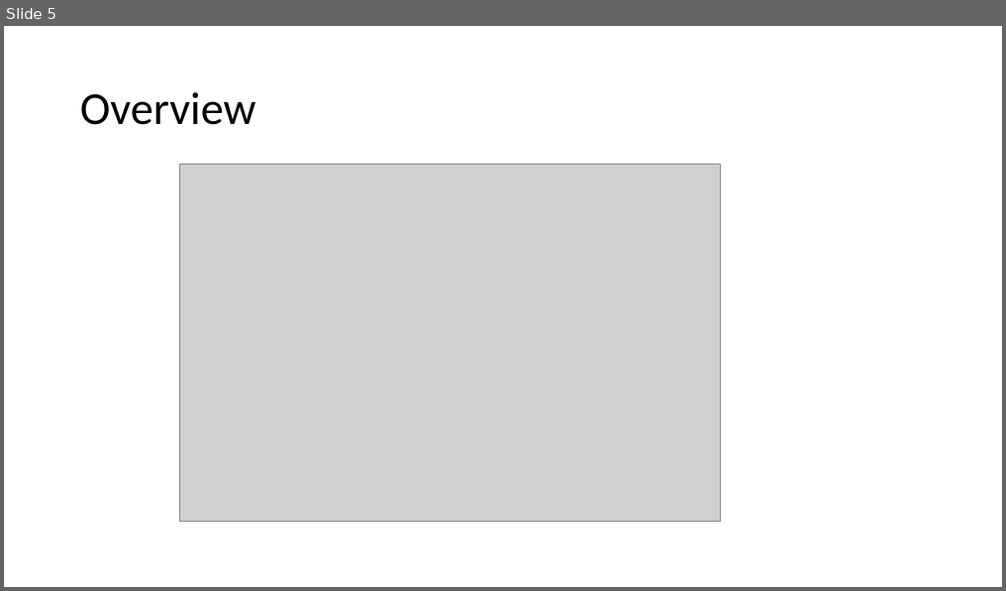
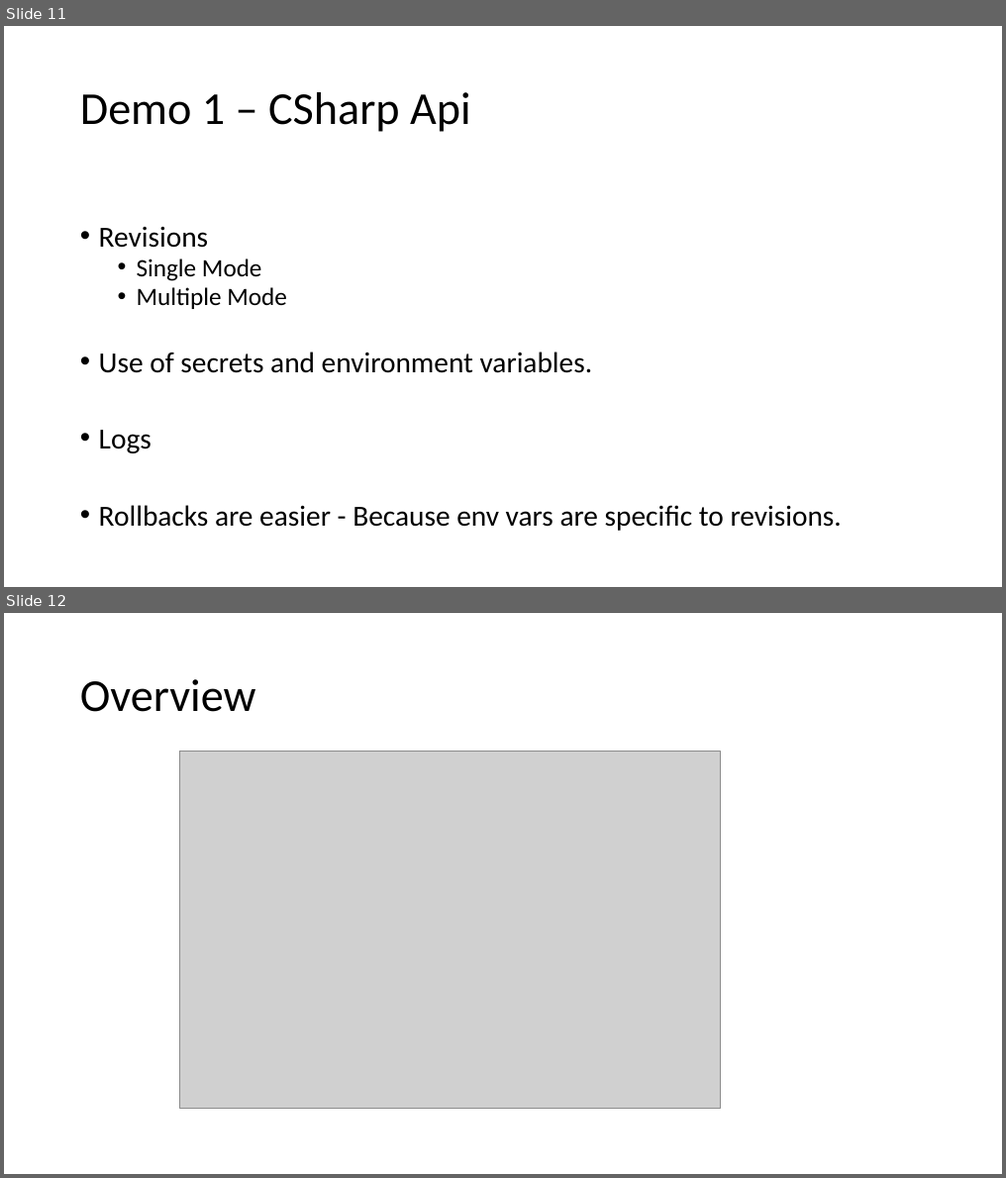
Before and after one commit to cs-samvith/space-app-platform, a slide deck: container-apps.pptx. Shown one above the other, each under a label of ours: slide 5 before the commit, slides 11 and 12 after it. The pictures are 1006x591 and 1006x1178 pixels, drawn with LibreOffice and Linux fonts; fonts in the diff are those of the drawing; grey boxes stand for pictures. Boxes give left, top, right and bottom in pixels: in the first picture for what was removed or moved away, otherwise in the second. Text is boxed around its words. In the diff, an @@ line names an element or a change of style, - is before the commit and + after.

```diff
--- a/container-apps.pptx
+++ b/container-apps.pptx
@@ slide 11 added at [4,26,1002,587], background #FFFFFF @@
@@ title added at [80,92,471,132], 44 pt, text #000000 @@
+Demo 1 – CSharp Api
@@ text added at [99,226,842,531], 28 pt, text #000000 @@
+• Revisions
+  • Single Mode
+  • Multiple Mode
+• Use of secrets and environment variables.
+• Logs
+• Rollbacks are easier - Because env vars are specific to revisions.
@@ what was slide 5 is now slide 12 @@
```
Also in this commit, not shown: 1 slide changed, 8 other slides added, 2 slides removed, 27 other files.
